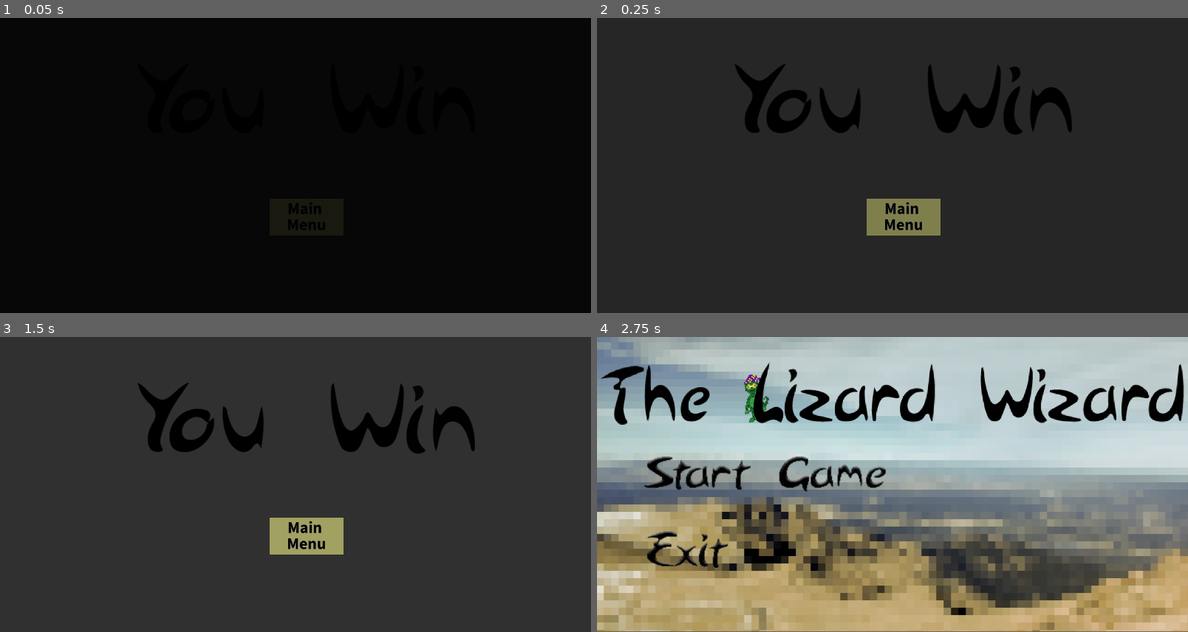
Above: before the commit, frames 1-4 (two rows, left to right).
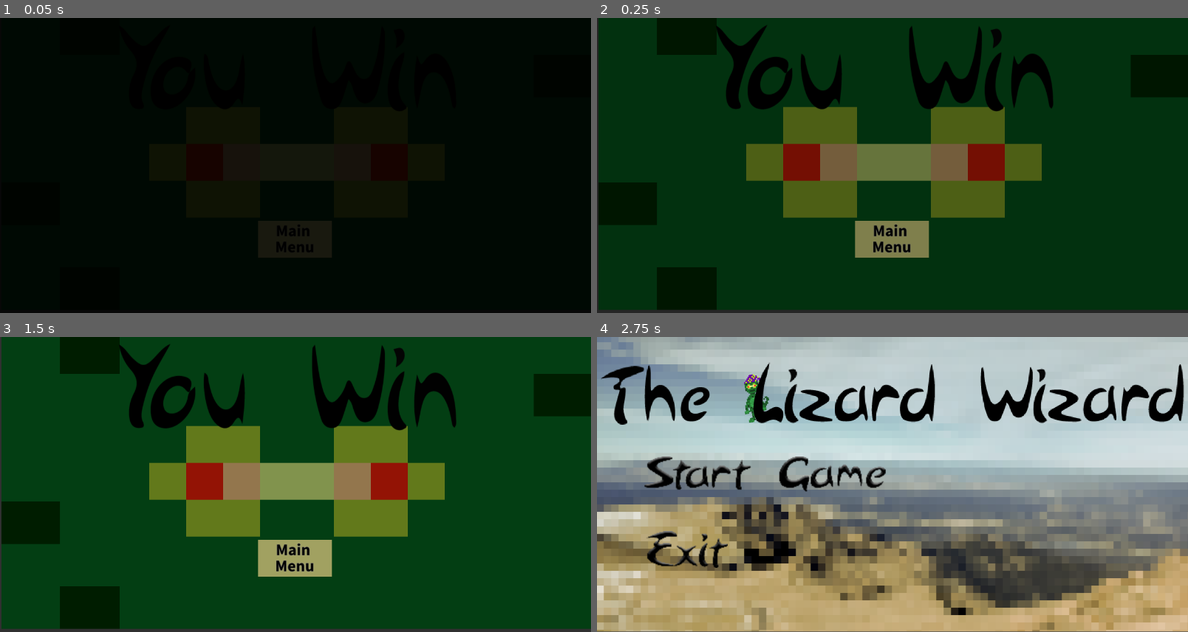
Above: after the commit, the same moments.

Repository: bentuttle2000/Game-Jam-F2021-2pm
Game: Godot game, scene res://Stages/WinScene.tscn
Two runs of this game, one before a commit and one after it. Both use one fixed random seed, a clock stepped at 60 frames per second and the inputs below. This scene is started directly instead of the project's main scene.
Inputs (mouse positions are in pixels of both pictures, inside the frame that each line leads up to; where the layout moved, square brackets give the same spot in the first picture):
- Up to frame 1 (0.05 s): no input
- Up to frame 2 (0.25 s): no input
- Up to frame 3 (1.5 s): move the mouse to (425, 469) at 0.52 s; press the mouse at (425, 469) at 0.53 s; hold D (ui_right) 0.53-1.25 s; release the mouse at (425, 469) at 1.25 s; click (295, 558) [307, 537] at 1.25 s
- Up to frame 4 (2.75 s): move the mouse to (774, 499) at 2.02 s; hold S (ui_down) from 2.03 s (still down); tap E (use_action) at 2.1 s

The runs differ from the first frame. In frame 1, 0.8% of the frame differs, in the area x 45-59%, y 61-74%; in frame 2, 98%; in frame 3, 98%, in the area x 0-100%, y 0-99%; in frame 4, nothing differs.

Commit message:
Win Screen update
Added win screen png

Diff:
--- a/GameJam/Stages/LoseScreen.tscn
+++ b/GameJam/Stages/LoseScreen.tscn
@@ -9,6 +9,7 @@
 script = ExtResource( 1 )
 
 [node name="Sprite" type="Sprite" parent="."]
+position = Vector2( 636, 300 )
 
 [node name="MarginContainer" type="MarginContainer" parent="."]
 anchor_right = 1.0
--- a/GameJam/Stages/StageBoss.tscn
+++ b/GameJam/Stages/StageBoss.tscn
@@ -29,7 +29,7 @@
 
 [node name="LevelTransition" parent="." instance=ExtResource( 4 )]
 position = Vector2( 1216, 320 )
-target_stage = "res://Stages/StageTwo.tscn"
+target_stage = "res://Stages/WinScene.tscn"
 
 [node name="Node2D" type="Node2D" parent="."]
 
--- a/GameJam/Stages/WinScene.tscn
+++ b/GameJam/Stages/WinScene.tscn
@@ -1,29 +1,36 @@
-[gd_scene load_steps=5 format=2]
+[gd_scene load_steps=6 format=2]
 
 [ext_resource path="res://Objects/SceneTransition.tscn" type="PackedScene" id=1]
 [ext_resource path="res://Assets/YouWin.png" type="Texture" id=2]
 [ext_resource path="res://Assets/MainMenuButton.png" type="Texture" id=3]
 [ext_resource path="res://WinScene.gd" type="Script" id=4]
+[ext_resource path="res://Assets/BG_FACE3.png" type="Texture" id=5]
 
 [node name="WinScene" type="Sprite"]
-position = Vector2( 664, 176 )
-texture = ExtResource( 2 )
+position = Vector2( 642.582, 313.331 )
+z_index = 1
+texture = ExtResource( 5 )
 script = ExtResource( 4 )
 
+[node name="Sprite" type="Sprite" parent="."]
+position = Vector2( -19.3407, -204.481 )
+scale = Vector2( 1, 1.20999 )
+texture = ExtResource( 2 )
+
 [node name="TextureButton" type="TextureButton" parent="."]
-margin_left = -80.0
-margin_top = 216.0
-margin_right = 80.0
-margin_bottom = 296.0
+margin_left = -83.7798
+margin_top = 126.546
+margin_right = 76.2202
+margin_bottom = 206.546
 texture_normal = ExtResource( 3 )
 __meta__ = {
 "_edit_use_anchors_": false
 }
 
 [node name="SceneTransition" parent="." instance=ExtResource( 1 )]
-margin_left = -664.0
-margin_top = -176.0
-margin_right = -115.0
-margin_bottom = 308.0
+margin_left = -892.046
+margin_top = -419.165
+margin_right = -343.046
+margin_bottom = 64.8354
 
 [connection signal="button_up" from="TextureButton" to="." method="_on_TextureButton_button_up"]
Binary file added: GameJam/Assets/BG_FACE3.png
Not shown, added: GameJam/Assets/BG_FACE3.png.import
Binary file added: GameJam/Assets/GameOver.png
Not shown, added: GameJam/Assets/GameOver.png.import
Binary file added: GameJam/Stages/GameOver.png
Not shown, added: GameJam/Stages/GameOver.png.import
